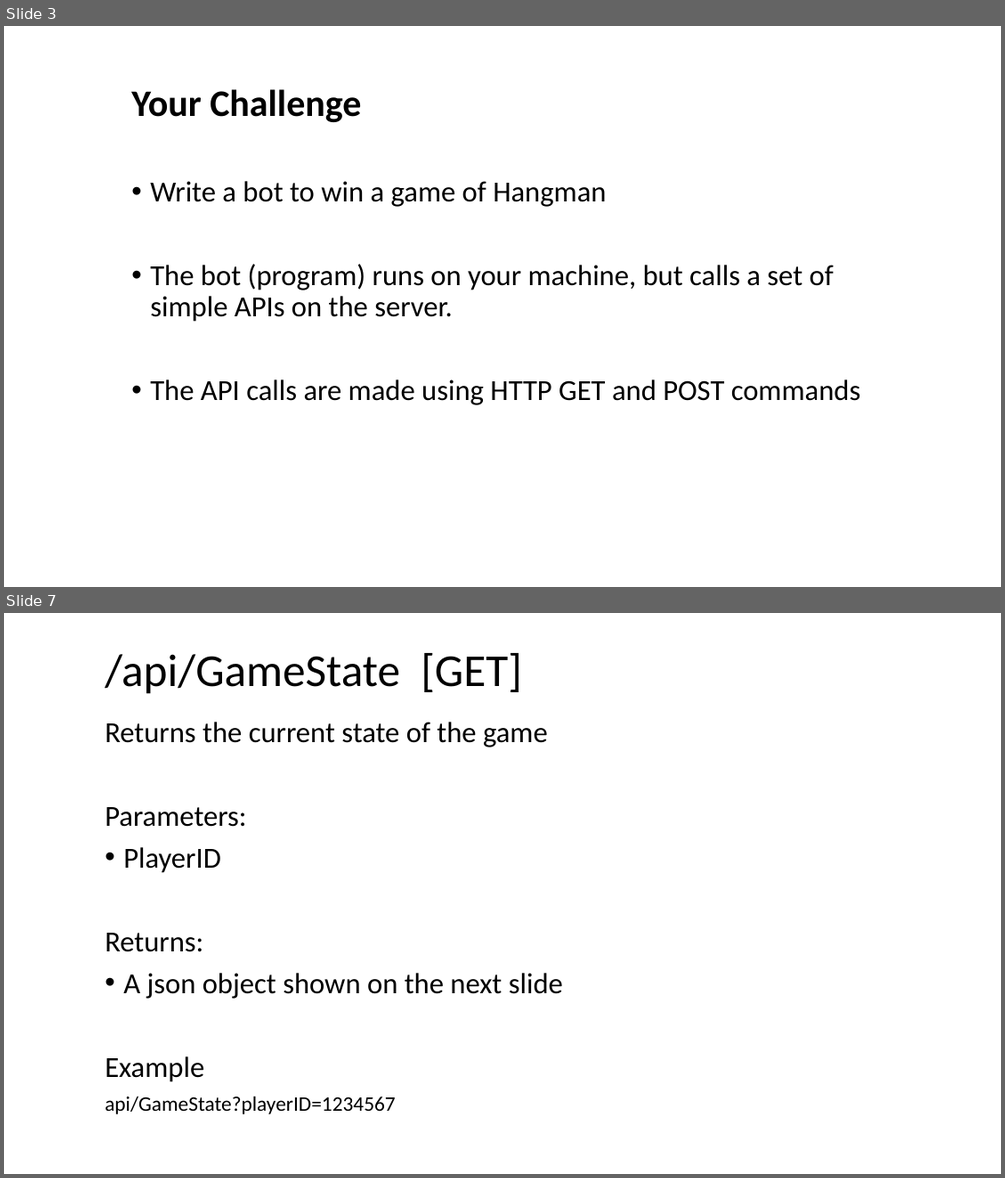
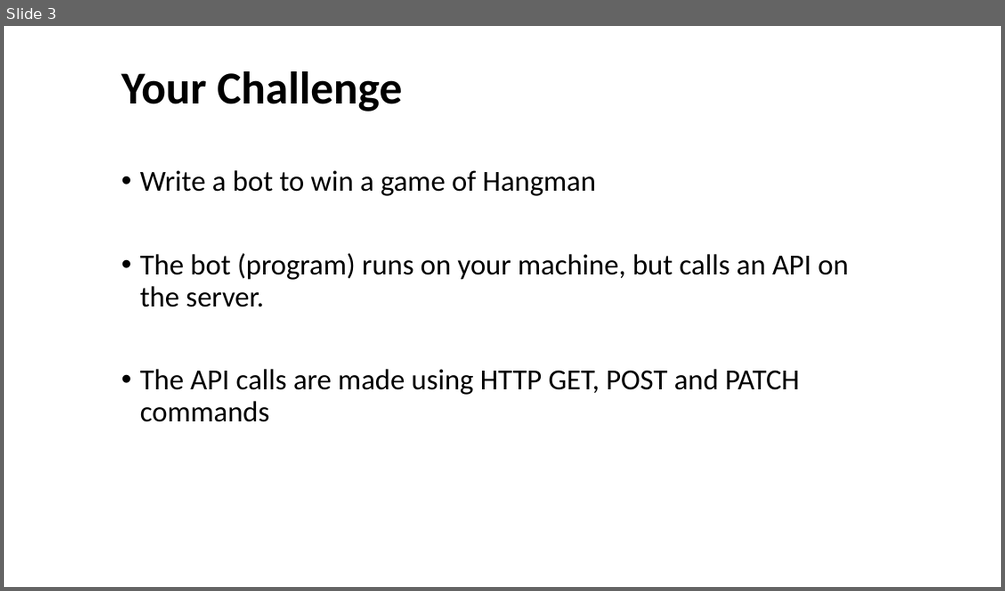
Before and after one commit to BatFace/Connect4, a slide deck: CodeDojoIntroMaterials/Hangman.pptx. Shown one above the other, each under a label of ours: slides 3 and 7 before the commit, slide 3 after it; the slides between them are not shown. The pictures are 1005x1178 and 1005x591 pixels, drawn with LibreOffice and Linux fonts; fonts in the diff are those of the drawing; background and template pictures are left out. Boxes give left, top, right and bottom in pixels: in the first picture for what was removed or moved away, otherwise in the second. Text is boxed around its words. In the diff, an @@ line names an element or a change of style, - is before the commit and + after.

```diff
--- a/CodeDojoIntroMaterials/Hangman.pptx
+++ b/CodeDojoIntroMaterials/Hangman.pptx
@@ slide 7 removed at [4, 613, 1001, 1174], background #FFFFFF @@
@@ title removed at [105, 653, 522, 694] @@
-/api/GameState [GET]
@@ text removed at [105, 722, 563, 1114] @@
-Returns the current state of the game
-Parameters:
-• PlayerID
-Returns:
-• A json object shown on the next slide
-Example
-api/GameState?playerID=1234567
@@ slide 3 changed as well @@
@@ text "Your Challenge": place and size @@
-text "Your Challenge" at [131, 89, 861, 405]
+text "Your Challenge" at [121, 71, 848, 422]
@@ text at [121, 71, 402, 111]: size 36 to 44 pt in "Your Challenge" @@
@@ text at [140, 253, 848, 422]: text changed @@
-• The bot (program) runs on your machine, but calls a set of simple APIs on the server.
-• The API calls are made using HTTP GET and POST commands
+• The bot (program) runs on your machine, but calls an API on the server.
+• The API calls are made using HTTP GET, POST and PATCH commands
```
Also in this commit, not shown: 3 other slides changed, 5 other slides removed, 2 other files.
